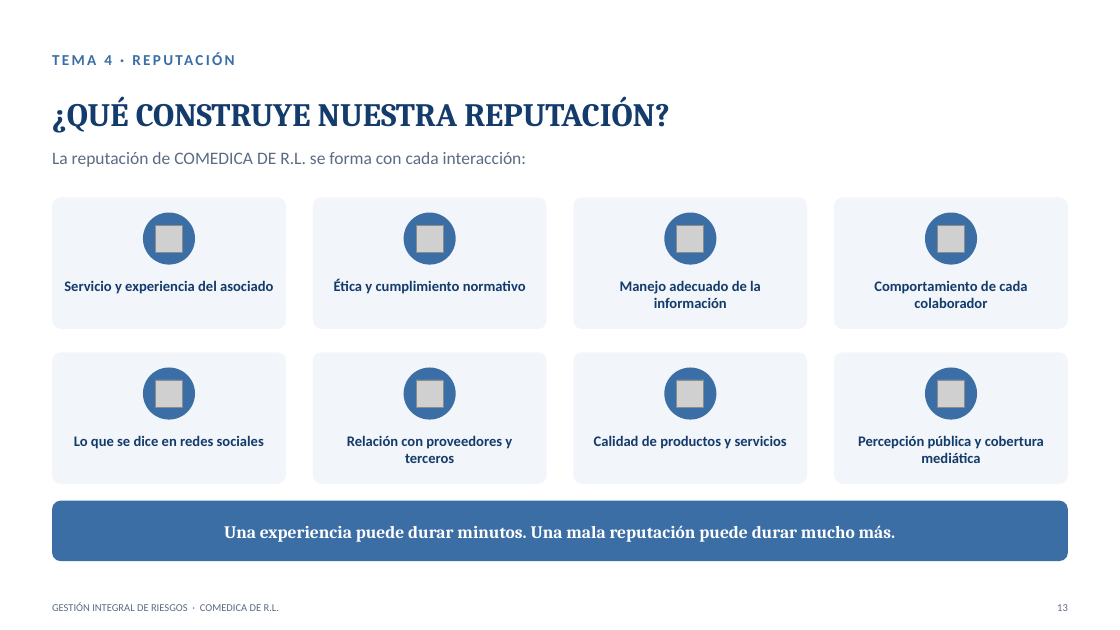
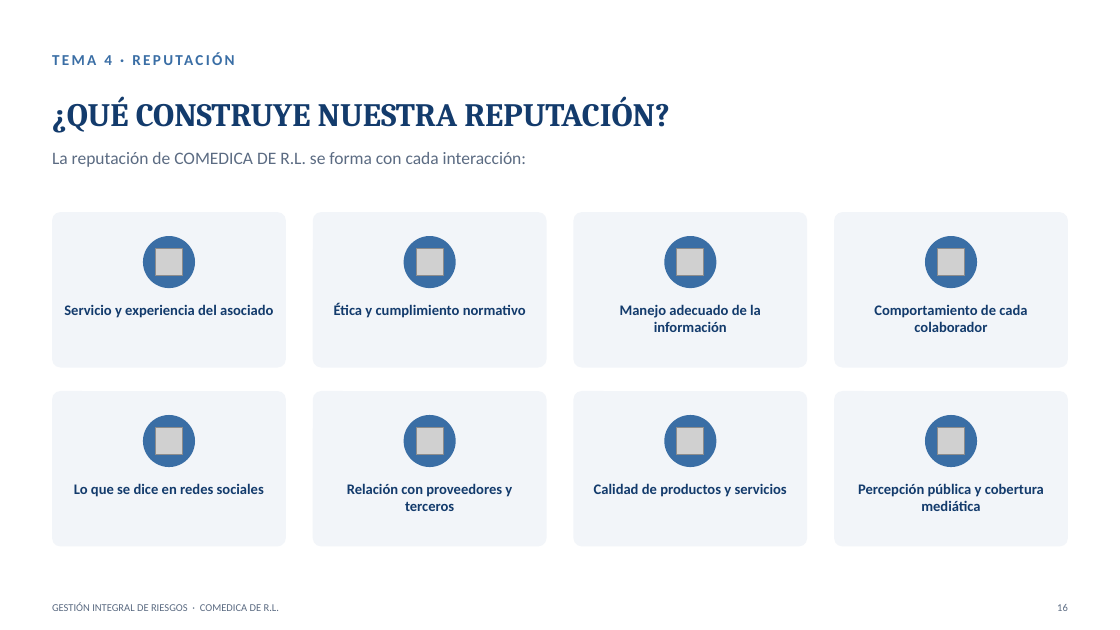
Before and after one commit to menjivar201280/riesgo, a slide deck: slide 16 of capacitacion-riesgos-2025/CAPACITACION_RIESGOS_2025.pptx (slide 13 before the commit). Drawn at 1120x630 pixels with LibreOffice and Linux fonts; fonts in the diff are those of the drawing; grey boxes stand for pictures. Boxes give left, top, right and bottom in pixels: in the first picture for what was removed or moved away, otherwise in the second. Text is boxed around its words. In the diff, an @@ line names an element or a change of style, - is before the commit and + after.

```diff
--- a/capacitacion-riesgos-2025/CAPACITACION_RIESGOS_2025.pptx
+++ b/capacitacion-riesgos-2025/CAPACITACION_RIESGOS_2025.pptx
@@ rounded rectangle: place and size @@
-rounded rectangle at [52,197,286,329]
+rounded rectangle at [52,212,286,367]
@@ rounded rectangle: place and size @@
-rounded rectangle at [313,197,546,329]
+rounded rectangle at [313,212,546,367]
@@ rounded rectangle: place and size @@
-rounded rectangle at [574,197,807,329]
+rounded rectangle at [574,212,807,367]
@@ rounded rectangle: place and size @@
-rounded rectangle at [834,197,1068,329]
+rounded rectangle at [834,212,1068,367]
@@ 4 pictures, 4 texts, 4 ellipses: place and size @@
-4 pictures, 4 texts, 4 ellipses at [64,213,1027,308]
+4 pictures, 4 texts, 4 ellipses at [64,236,1027,332]
@@ rounded rectangle: place and size @@
-rounded rectangle at [52,353,286,484]
+rounded rectangle at [52,392,286,547]
@@ rounded rectangle: place and size @@
-rounded rectangle at [313,353,546,484]
+rounded rectangle at [313,392,546,547]
@@ rounded rectangle: place and size @@
-rounded rectangle at [574,353,807,484]
+rounded rectangle at [574,392,807,547]
@@ proportions changed in 8 elements at [52,212,286,367], [313,212,546,367], [574,212,807,367], [834,212,1068,367], [52,392,286,547], [313,392,546,547], [574,392,807,547], [834,392,1068,547] @@
@@ rounded rectangle: place and size @@
-rounded rectangle at [834,353,1068,484]
+rounded rectangle at [834,392,1068,547]
@@ 4 texts, 4 ellipses: place and size @@
-4 texts, 4 ellipses at [74,368,1044,463]
+4 texts, 4 ellipses at [74,415,1044,511]
@@ 4 pictures: place and size @@
-4 pictures at [155,380,965,407]
+4 pictures at [155,428,965,455]
@@ rounded rectangle removed at [52,501,1068,561] @@
@@ text removed at [224,525,896,542] @@
-Una experiencia puede durar minutos. Una mala reputación puede durar mucho más.
```
Also in this commit, not shown: 26 other slides changed, 15 slides added.
